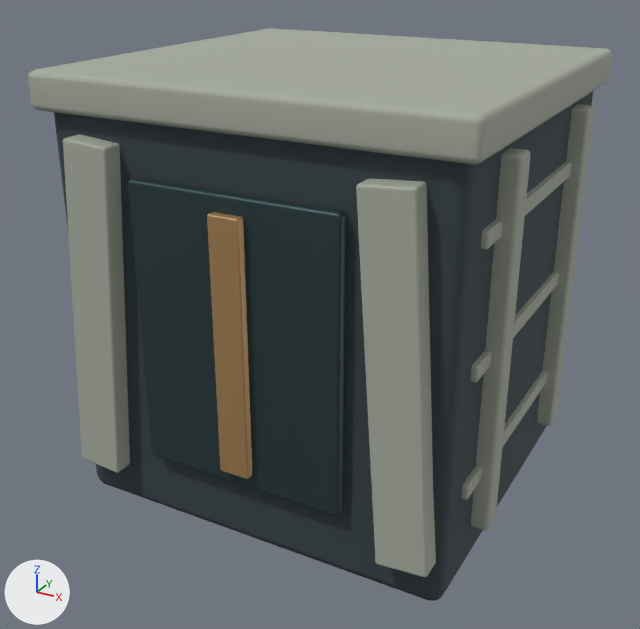
The glTF model godot/campaign/art/structures/gate-top-1.glb, before and after one commit.
Camera for both pictures: a 50 mm camera at (0.908, -1.754, 1.258) aimed at (-0.025, -0.059, 0.41). Every picture has the same lights, and +X, +Y and +Z are marked at lower left. The older version comes first. Where no turn or scale is listed for an object, it has been applied to the vertices. Vertices at exactly the same position are counted once.

Names of what the first picture shows: 'gate_0', 'gate_1', 'gate_2', 'gate_3'.
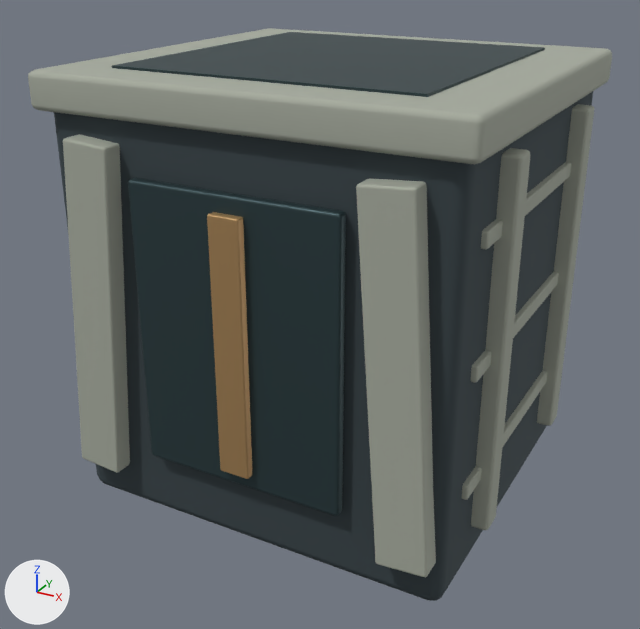
What the commit changed:
me_cube_003 is used by ob_gate_2; location (0.0, 0.0, 0.0).
me_cube_003 had 112 vertices, 216 faces and spanned x -0.235..0.235, y -0.458..0.458, z 0.175..0.805.
me_cube_003 now has 120 vertices, 228 faces and spans x -0.34..0.34, y -0.458..0.458, z 0.0..1.0.
me_cube_003 part 1: a new loose piece, a box spanning x -0.34..0.34, y -0.35..0.35, z 0.0..1.0, in mat_gate_2 (dark cyan #364a4e).

Location of each change, [x1, y1, x2, y2] in pixels of the pictures (640 x 629 px):
'gate_2', reshaped: before [128, 178, 346, 516]; after [112, 32, 545, 516]
part 1 of me_cube_003, added: after [112, 32, 545, 97]
